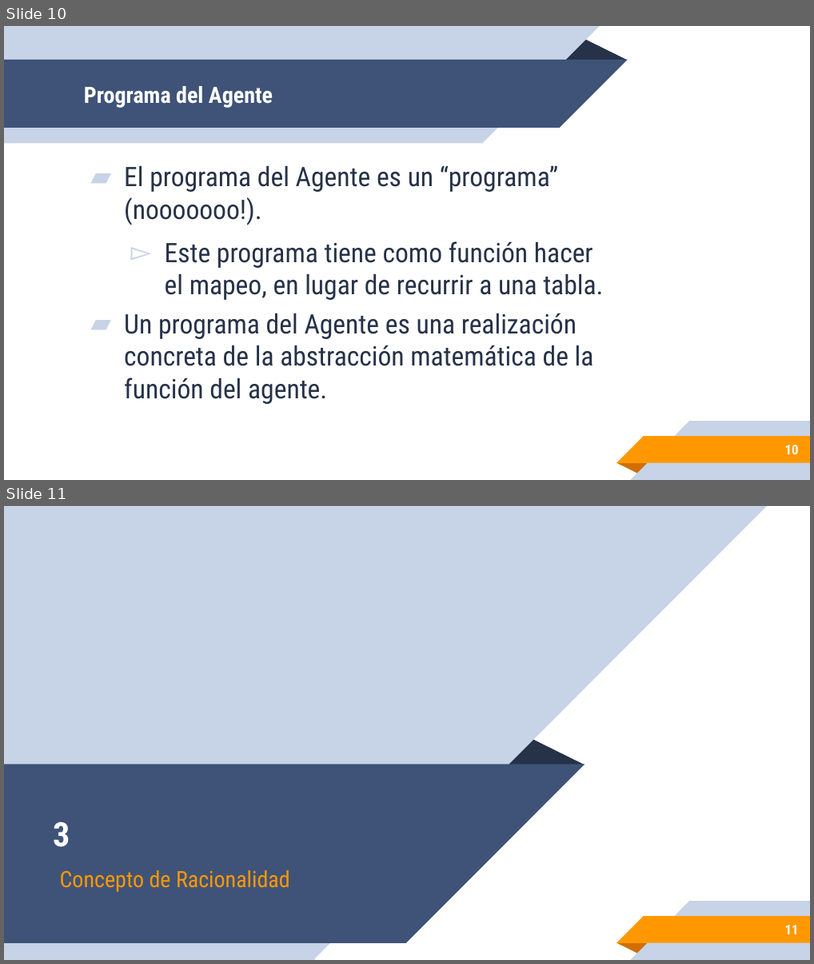
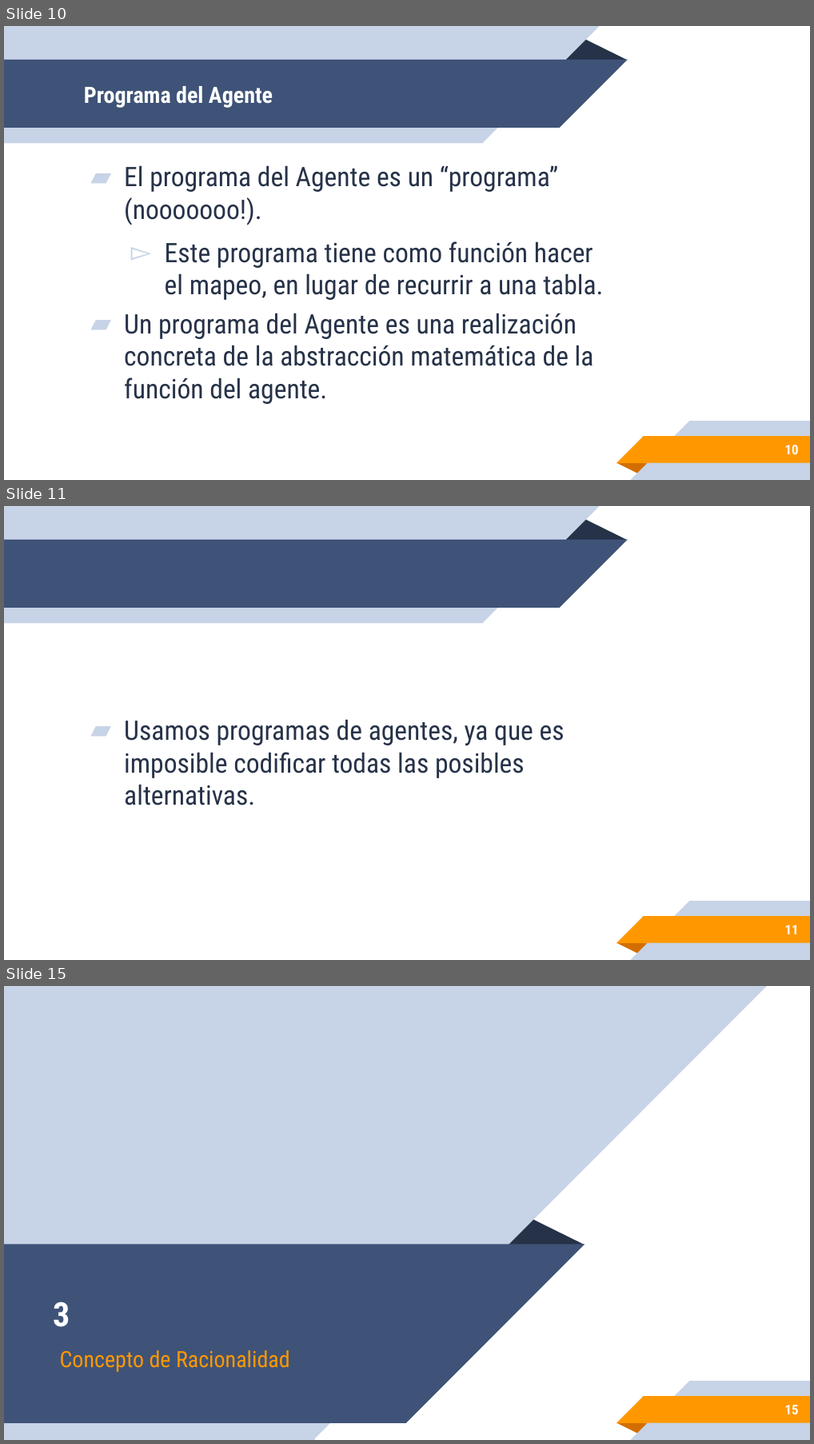
Before and after one commit to leonpalafox/aiclase, a slide deck: Slides/UPAI2019_04.pptx. Shown one above the other, each under a label of ours: slides 10 and 11 before the commit, slides 10, 11 and 15 after it; the slides between them are not shown. The pictures are 814x964 and 814x1444 pixels, drawn with LibreOffice and Linux fonts; fonts in the diff are those of the drawing; background and template pictures are left out. Boxes give left, top, right and bottom in pixels: in the first picture for what was removed or moved away, otherwise in the second. Text is boxed around its words. In the diff, an @@ line names an element or a change of style, - is before the commit and + after.

```diff
--- a/Slides/UPAI2019_04.pptx
+++ b/Slides/UPAI2019_04.pptx
@@ slide 11 added at [4,506,810,960], background #FFFFFF; not listed: 10 template elements that a slide beside it also shows @@
@@ text added at [124,719,565,805], 24 pt, text #263248 @@
+▰ Usamos programas de agentes, ya que es imposible codificar todas las posibles alternativas.
@@ page number added at [786,924,799,934], 12 pt, text #FFFFFF, bold @@
+11
@@ what was slide 11 is now slide 15 @@
@@ page number at [786,1404,799,1414]: text changed @@
-11
+15
```
Also in this commit, not shown: 5 other slides added, 1 slide removed, 3 other files.
